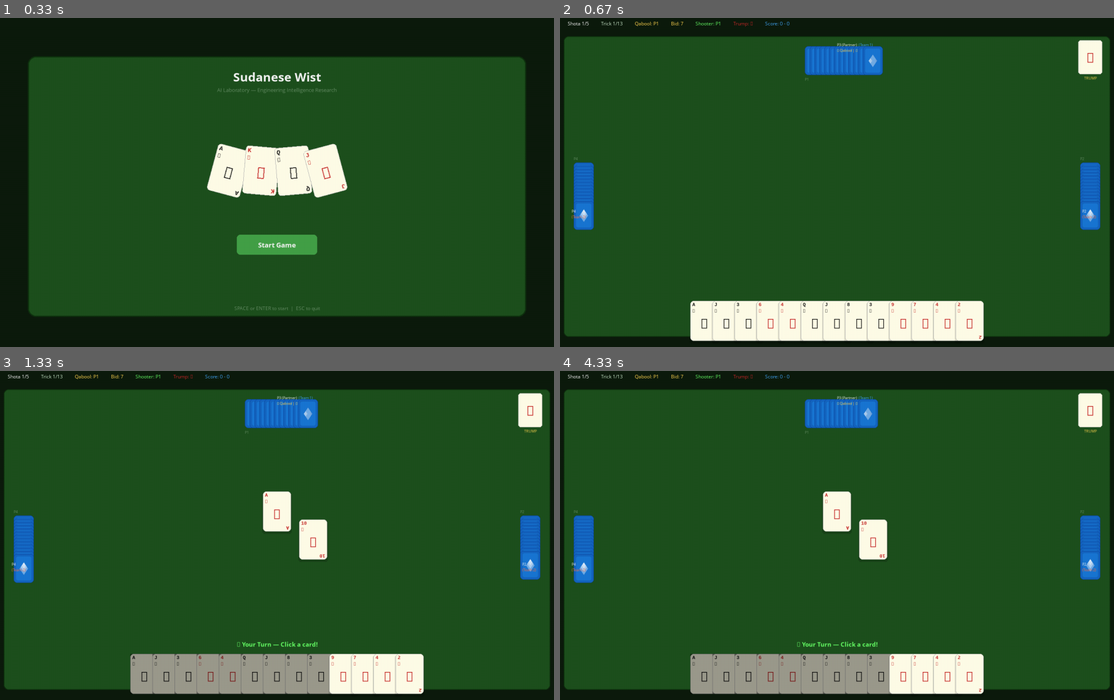
Above: before the commit, frames 1-4 (two rows, left to right).
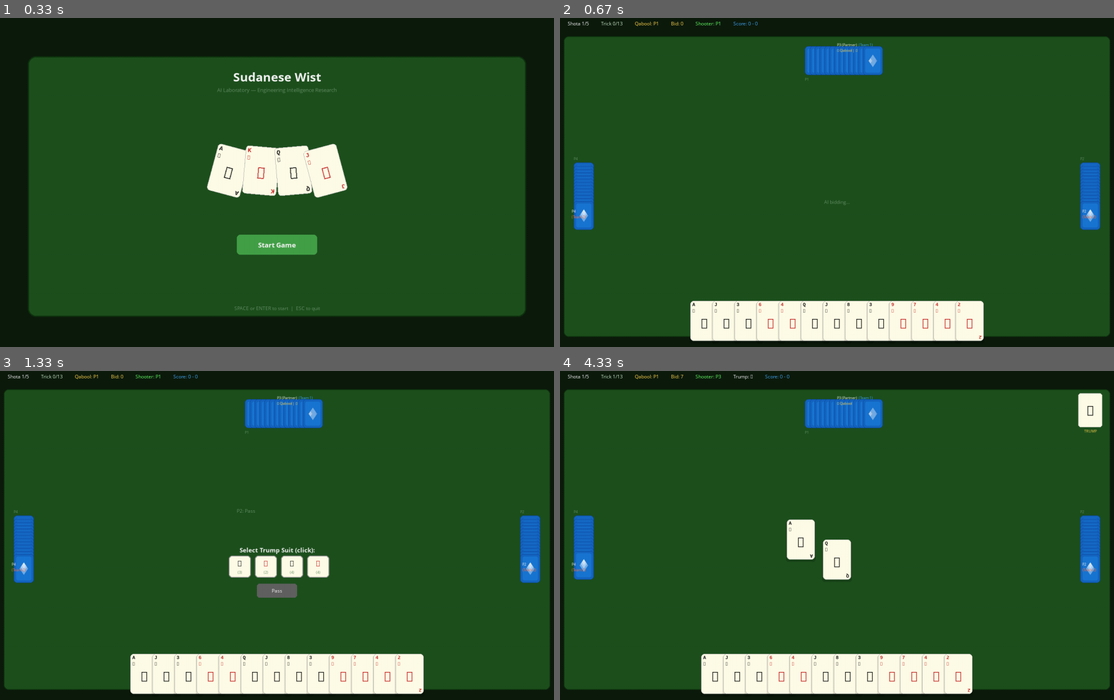
Above: after the commit, the same moments.

Repository: aamagzoub/engineering-intelligence
Game: pygame game, started from gui_pygame/main.py
Same seed, same stepped clock (60 frames per second), same inputs: the game is played once before the commit and once after it.
Inputs (mouse positions are in pixels of both pictures, inside the frame that each line leads up to):
- Up to frame 1 (0.33 s): no input
- Up to frame 2 (0.67 s): tap Space at 0.33 s
- Up to frame 3 (1.33 s): click (144, 673) at 0.72 s; click (105, 486) at 1.05 s
- Up to frame 4 (4.33 s): click (704, 673) at 1.38 s; click (848, 426) at 1.72 s; click (842, 574) at 2.05 s; click (726, 673) at 2.38 s; click (759, 469) at 2.72 s; tap Space at 3.5 s; click (814, 673) at 3.88 s; click (670, 472) at 4.22 s

Frame 1 is identical in both runs. In frame 2, 0.6% of the frame differs, in the area x 9-98%, y 1-57%; in frame 3, 7.9%; in frame 4, 7.9%, in the area x 2-98%, y 1-99%.

Commit message:
feat: PyGame bidding UI - human selects trump suit, sees AI bids, pass button

Diff:
--- a/gui_pygame/game_screen.py
+++ b/gui_pygame/game_screen.py
@@ -109,25 +109,227 @@
         self._run_bidding()
 
     def _run_bidding(self):
-        """Run bidding with AI (simplified for now)."""
-        engine = TasmiyaEngine()
-        temp_agents = [RuleBasedAgent(), RuleBasedAgent(), RuleBasedAgent(), RuleBasedAgent()]
-        result = engine.run(players=self.players, agents=temp_agents,
-                            sahib_al_qabool_id=self.qabool_id)
-
-        if result.is_dak:
-            self._message = "Dak! Re-dealing..."
-            self._message_timer = 60
+        """Run bidding step by step — AI bids instantly, human gets UI."""
+        from environments.wist.tasmiya_engine import tasmiya_order
+        from environments.wist.bidding_engine import BiddingEngine
+        from environments.wist.bidding import Bid, Pass
+        from environments.wist.observation import BiddingObservation
+
+        self._bidding_engine = BiddingEngine()
+        self._bid_history = []
+        self._bid_order = tasmiya_order(self.qabool_id)
+        self._bid_index = 0
+        self._has_opening_bid = False
+        self._human_trump_choice = None
+        self._bidding_done = False
+
+        # Player bids display (persists).
+        self._player_bids_display = {0: "", 1: "", 2: "", 3: ""}
+
+        self.phase = "bidding"
+        self._ai_timer = 30  # Small delay before first bid.
+
+    def _update_bidding(self):
+        """Process bidding one player at a time."""
+        if self._bidding_done:
+            return
+
+        if self._ai_timer > 0:
+            self._ai_timer -= 1
+            return
+
+        # All regular players done → Qabool decides.
+        if self._bid_index >= len(self._bid_order):
+            self._bid_qabool()
+            return
+
+        pid = self._bid_order[self._bid_index]
+
+        if pid == HUMAN_ID:
+            # Wait for human — handled in _handle_click during bidding.
+            pass
+        else:
+            # AI bids.
+            from environments.wist.observation import BiddingObservation
+            from environments.wist.bidding import Bid, Pass
+
+            obs = BiddingObservation(
+                player_id=pid,
+                hand=list(self.players[pid].hand),
+                previous_bids=list(self._bid_history),
+                current_highest_bid=(self._bidding_engine.highest_bid.value
+                                     if self._bidding_engine.highest_bid else None),
+                is_sahib_al_qabool=False,
+                is_opening_bid=(not self._has_opening_bid),
+            )
+            action = self.agents[pid].act(obs)
+
+            from environments.wist.actions import BidAction, PassAction
+            if isinstance(action, BidAction):
+                bid = Bid(player_id=pid, value=action.value)
+                self._bidding_engine.apply_bid(bid)
+                self._bid_history.append((pid, action.value))
+                self._has_opening_bid = True
+                self._player_bids_display[pid] = f"Bid {action.value}"
+                self._message = f"P{pid+1} bids {action.value}"
+            else:
+                self._bidding_engine.apply_pass(Pass(player_id=pid))
+                self._bid_history.append((pid, None))
+                self._player_bids_display[pid] = "Pass"
+                self._message = f"P{pid+1} passes"
+
+            self._message_timer = 25
+            self._bid_index += 1
+            self._ai_timer = 25
+
+    def _bid_qabool(self):
+        """Sahib Al-Qabool decides."""
+        from environments.wist.observation import BiddingObservation
+        from environments.wist.actions import BidAction, PassAction
+        from environments.wist.bidding import Bid, Pass
+
+        qid = self.qabool_id
+
+        if qid == HUMAN_ID:
+            # Human is Qabool — wait for their click.
+            self._message = "YOU are Qabool! Select trump + confirm."
+            self._message_timer = 999
+            return
+
+        obs = BiddingObservation(
+            player_id=qid, hand=list(self.players[qid].hand),
+            previous_bids=list(self._bid_history),
+            current_highest_bid=(self._bidding_engine.highest_bid.value
+                                 if self._bidding_engine.highest_bid else None),
+            is_sahib_al_qabool=True,
+            is_opening_bid=(not self._has_opening_bid),
+        )
+        action = self.agents[qid].act(obs)
+
+        if isinstance(action, BidAction):
+            bid = Bid(player_id=qid, value=action.value)
+            self._bidding_engine.apply_bid(bid, is_sahib_al_qabool=True)
+            self._bid_history.append((qid, action.value))
+            self._player_bids_display[qid] = f"Bid {action.value}"
+        else:
+            self._bidding_engine.apply_pass(Pass(player_id=qid))
+            self._bid_history.append((qid, None))
+            if self._bidding_engine.highest_bid is None:
+                self._message = "All passed — Dak!"
+                self._message_timer = 60
+                self._bidding_done = True
+                self._ai_timer = 60
+                return
+            self._player_bids_display[qid] = "Accepts"
+
+        self._finalize_bidding()
+
+    def _human_bid_action(self, suit_idx: int):
+        """Human selects a trump suit and bids."""
+        suits = [Suit.SPADES, Suit.HEARTS, Suit.CLUBS, Suit.DIAMONDS]
+        chosen_suit = suits[suit_idx]
+        count = sum(1 for c in self.players[HUMAN_ID].hand if c.suit == chosen_suit)
+
+        if count < 4:
+            self._message = "Need 4+ cards in that suit!"
+            self._message_timer = 40
+            return
+
+        bid_value = count + 3
+        current_highest = (self._bidding_engine.highest_bid.value
+                           if self._bidding_engine.highest_bid else None)
+
+        # Validate.
+        if not self._has_opening_bid and bid_value > 11:
+            self._message = "Opening bid max 11!"
+            self._message_timer = 40
+            return
+        if current_highest and bid_value <= current_highest and self.qabool_id != HUMAN_ID:
+            self._message = f"Must beat {current_highest}!"
+            self._message_timer = 40
+            return
+
+        from environments.wist.bidding import Bid
+        is_qabool = (self.qabool_id == HUMAN_ID and self._bid_index >= len(self._bid_order))
+        bid = Bid(player_id=HUMAN_ID, value=bid_value)
+        self._bidding_engine.apply_bid(bid, is_sahib_al_qabool=is_qabool)
+        self._bid_history.append((HUMAN_ID, bid_value))
+        self._has_opening_bid = True
+        self._human_trump_choice = chosen_suit
+        self._player_bids_display[HUMAN_ID] = f"Bid {bid_value}"
+        self._message = f"You bid {bid_value} ({SUIT_SYMBOLS[chosen_suit]})"
+        self._message_timer = 30
+
+        if is_qabool:
+            self._finalize_bidding()
+        else:
+            self._bid_index += 1
+            self._ai_timer = 25
+
+    def _human_pass_action(self):
+        """Human passes."""
+        from environments.wist.bidding import Pass
+        is_qabool = (self.qabool_id == HUMAN_ID and self._bid_index >= len(self._bid_order))
+
+        self._bidding_engine.apply_pass(Pass(player_id=HUMAN_ID))
+        self._bid_history.append((HUMAN_ID, None))
+        self._player_bids_display[HUMAN_ID] = "Pass"
+
+        if is_qabool:
+            if self._bidding_engine.highest_bid is None:
+                self._message = "Dak!"
+                self._message_timer = 60
+                self._bidding_done = True
+                self._ai_timer = 60
+                return
+            self._player_bids_display[HUMAN_ID] = "Accepts"
+            self._finalize_bidding()
+        else:
+            self._bid_index += 1
+            self._ai_timer = 25
+
+    def _finalize_bidding(self):
+        """Bidding resolved — set up for play."""
+        winning_bid = self._bidding_engine.highest_bid
+        if winning_bid is None:
             self._start_new_shota()
             return
 
-        self.trump_suit = result.trump_suit
-        self.bid_value = result.winning_bid_value
-        self.shooter_id = result.winning_bidder_id
+        self.shooter_id = winning_bid.player_id
+        self.bid_value = winning_bid.value
+        self._bidding_done = True
+
+        if self.shooter_id == HUMAN_ID and self._human_trump_choice:
+            self.trump_suit = self._human_trump_choice
+        else:
+            self.trump_suit = determine_trump_suit(self.players[self.shooter_id].hand)
 
         self.round.state.trump_suit = self.trump_suit
         self.round.state.winning_bidder_id = self.shooter_id
         self.round.next_leading_player_id = self.shooter_id
+        self.environment = WistEnvironment(self.round.state)
+
+        self._message = f"P{self.shooter_id+1} shoots! Trump: {SUIT_SYMBOLS.get(self.trump_suit, '?')}"
+        self._message_timer = 50
+        self._ai_timer = 50
+
+        self.phase = "playing"
+        pygame.time.set_timer(pygame.USEREVENT + 2, 800, loops=1)
+
+    # Bidding buttons (suit rects for click detection).
+    def _get_bid_suit_rects(self) -> list[pygame.Rect]:
+        """Get clickable rectangles for suit selection during bidding."""
+        cx = SCREEN_WIDTH // 2
+        y = SCREEN_HEIGHT // 2 + 40
+        rects = []
+        for i in range(4):
+            rects.append(pygame.Rect(cx - 120 + i * 65, y, 55, 55))
+        return rects
+
+    def _get_pass_rect(self) -> pygame.Rect:
+        """Get clickable pass button rect."""
+        cx = SCREEN_WIDTH // 2
+        return pygame.Rect(cx - 50, SCREEN_HEIGHT // 2 + 110, 100, 35)
         self.environment = WistEnvironment(self.round.state)
 
         self.phase = "playing"
@@ -177,7 +379,9 @@
         if self._message_timer > 0:
             self._message_timer -= 1
 
-        if self.phase == "playing":
+        if self.phase == "bidding":
+            self._update_bidding()
+        elif self.phase == "playing":
             self._update_playing()
         elif self.phase == "shota_end":
             self._ai_timer -= 1
@@ -236,6 +440,11 @@
             if self.phase == "playing":
                 self._start_next_trick()
 
+        if event.type == pygame.USEREVENT + 2:
+            # Transition from bidding to first trick.
+            if self.phase == "playing":
+                self._start_next_trick()
+
         if event.type == pygame.KEYDOWN:
             if event.key == pygame.K_SPACE and self.phase == "game_over":
                 self.start_game()
@@ -244,11 +453,32 @@
             self._handle_click(event.pos)
 
     def _handle_click(self, pos):
-        """Handle mouse click — card selection during human turn."""
+        """Handle mouse click — card selection or bidding."""
+        # Bidding phase — suit selection.
+        if self.phase == "bidding":
+            # Check if it's human's turn.
+            is_human_turn = False
+            if self._bid_index < len(self._bid_order) and self._bid_order[self._bid_index] == HUMAN_ID:
+                is_human_turn = True
+            if self.qabool_id == HUMAN_ID and self._bid_index >= len(self._bid_order):
+                is_human_turn = True
+
+            if is_human_turn:
+                # Check suit buttons.
+                rects = self._get_bid_suit_rects()
+                for i, rect in enumerate(rects):
+                    if rect.collidepoint(pos):
+                        self._human_bid_action(i)
+                        return
+                # Check pass button.
+                if self._get_pass_rect().collidepoint(pos):
+                    self._human_pass_action()
+                    return
+
+        # Playing phase — card selection.
         if self.phase == "playing" and self._play_idx < 4:
             pid = self._play_order[self._play_idx]
             if pid == HUMAN_ID:
-                # Check if click is on a card in human's hand.
                 card = self._get_clicked_card(pos)
                 if card:
                     self._human_play(card)
@@ -349,6 +579,10 @@
                 turn_surf = self.fonts["large"].render("▶ Your Turn — Click a card!", True, TEXT_GREEN)
                 self.screen.blit(turn_surf, turn_surf.get_rect(centerx=cx, y=SCREEN_HEIGHT - 175))
 
+        # Bidding UI (suit buttons + pass).
+        if self.phase == "bidding":
+            self._render_bidding_ui(cx, cy)
+
         # Message.
         if self._message_timer > 0 and self._message:
             msg_surf = self.fonts["large"].render(self._message, True, TEXT_GOLD)
@@ -518,6 +752,67 @@
         # "TRUMP" label below.
         label = self.fonts["small"].render("TRUMP", True, TEXT_GOLD)
         self.screen.blit(label, label.get_rect(centerx=x + 30, y=y + 88))
+
+    def _render_bidding_ui(self, cx, cy):
+        """Render bidding interface — suit buttons + pass for human."""
+        # Check if it's human's turn.
+        is_human_turn = False
+        if self._bid_index < len(self._bid_order) and self._bid_order[self._bid_index] == HUMAN_ID:
+            is_human_turn = True
+        if self.qabool_id == HUMAN_ID and self._bid_index >= len(self._bid_order):
+            is_human_turn = True
+
+        # Show all bids so far.
+        bid_y = cy - 80
+        for pid, text in self._player_bids_display.items():
+            if text:
+                color = TEXT_GOLD if "Bid" in text else TEXT_DIM
+                surf = self.fonts["medium"].render(f"P{pid+1}: {text}", True, color)
+                self.screen.blit(surf, (cx - 100, bid_y))
+                bid_y += 20
+
+        if not is_human_turn:
+            # Waiting for AI.
+            wait = self.fonts["medium"].render("AI bidding...", True, TEXT_DIM)
+            self.screen.blit(wait, wait.get_rect(centerx=cx, y=cy + 30))
+            return
+
+        # Title.
+        title = self.fonts["large"].render("Select Trump Suit (click):", True, TEXT_WHITE)
+        self.screen.blit(title, title.get_rect(centerx=cx, y=cy + 15))
+
+        # Suit buttons.
+        suits = [Suit.SPADES, Suit.HEARTS, Suit.CLUBS, Suit.DIAMONDS]
+        rects = self._get_bid_suit_rects()
+        mx, my = pygame.mouse.get_pos()
+
+        for i, (suit, rect) in enumerate(zip(suits, rects)):
+            sym = SUIT_SYMBOLS[suit]
+            count = sum(1 for c in self.players[HUMAN_ID].hand if c.suit == suit)
+            color = RED_SUIT if suit in (Suit.HEARTS, Suit.DIAMONDS) else BLACK_SUIT
+
+            # Button background.
+            hover = rect.collidepoint(mx, my)
+            bg = (255, 255, 240) if hover else CARD_WHITE
+            pygame.draw.rect(self.screen, bg, rect, border_radius=8)
+            pygame.draw.rect(self.screen, (150, 150, 150) if not hover else HIGHLIGHT_GREEN,
+                             rect, width=2, border_radius=8)
+
+            # Suit symbol + count.
+            sym_font = pygame.font.SysFont("Segoe UI", 22, bold=True)
+            sym_surf = sym_font.render(sym, True, color)
+            self.screen.blit(sym_surf, sym_surf.get_rect(centerx=rect.centerx, y=rect.y + 5))
+
+            count_surf = self.fonts["small"].render(f"({count})", True, TEXT_DIM)
+            self.screen.blit(count_surf, count_surf.get_rect(centerx=rect.centerx, y=rect.y + 35))
+
+        # Pass button.
+        pass_rect = self._get_pass_rect()
+        hover = pass_rect.collidepoint(mx, my)
+        bg = (80, 80, 80) if hover else BUTTON_GREY
+        pygame.draw.rect(self.screen, bg, pass_rect, border_radius=6)
+        pass_surf = self.fonts["medium"].render("Pass", True, TEXT_WHITE)
+        self.screen.blit(pass_surf, pass_surf.get_rect(center=pass_rect.center))
 
     def _render_info_bar(self):
         """Render the top information bar."""
